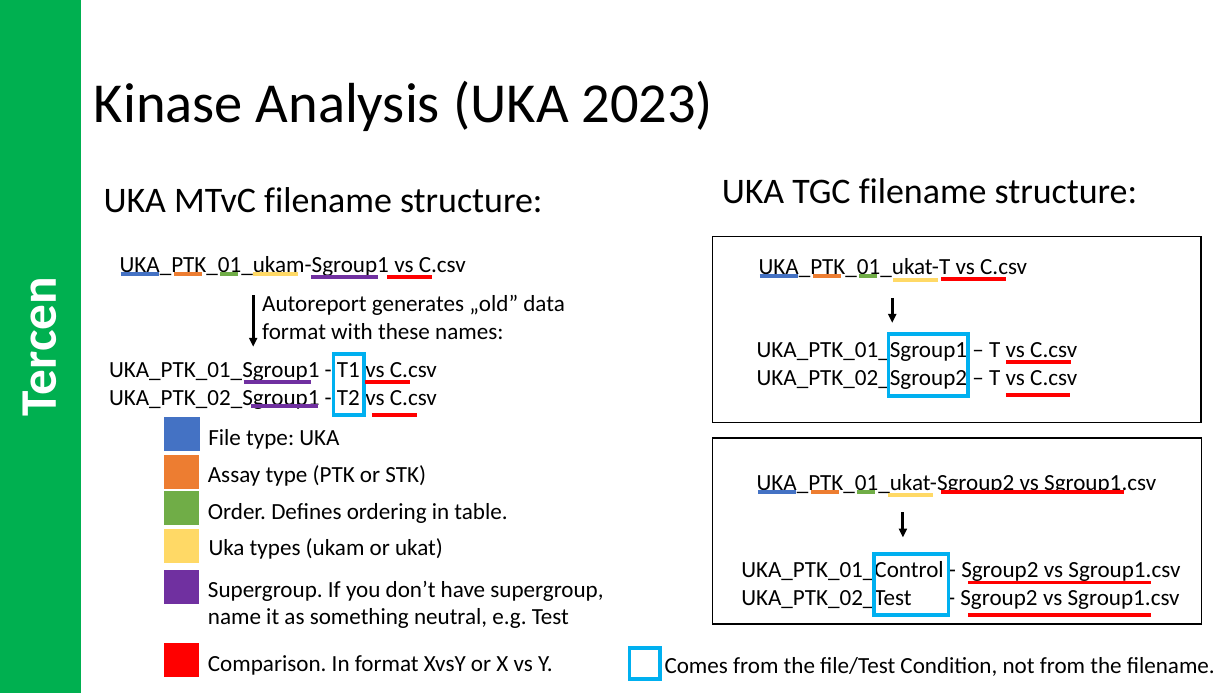
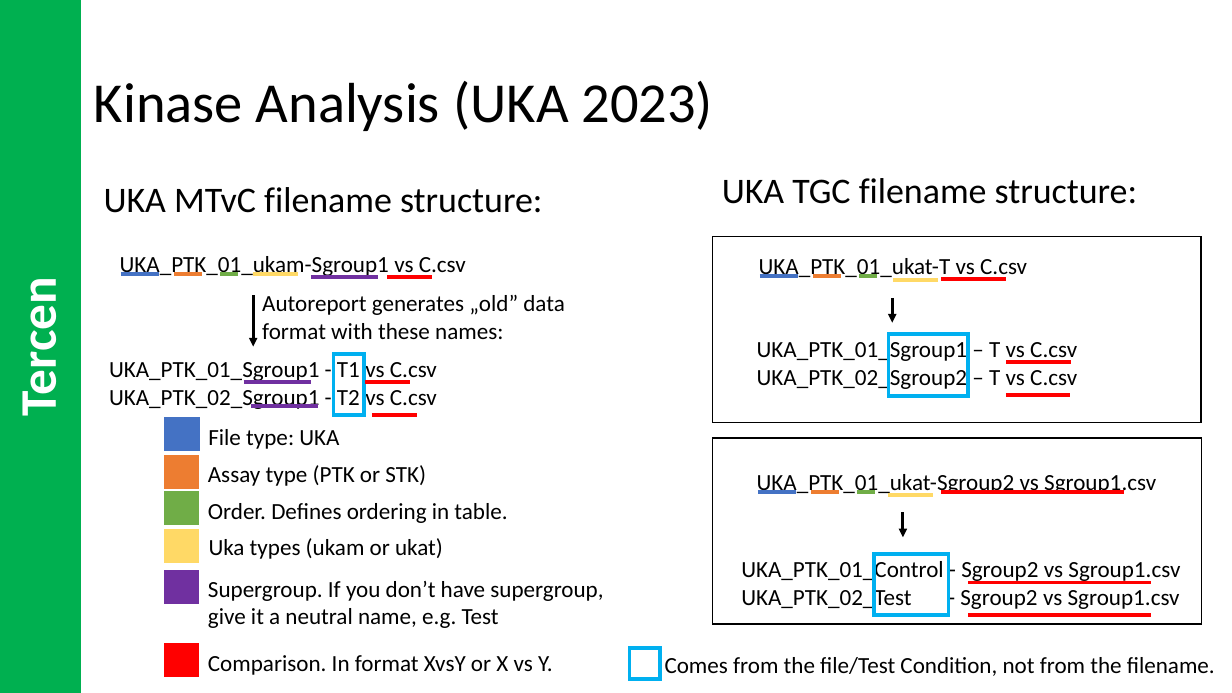
Before and after one commit to pamgene/autoreport2023, a slide deck: slide 6 of ref/HowToUse.pptx (slide 10 before the commit). Drawn at 1232x693 pixels with LibreOffice and Linux fonts; fonts in the diff are those of the drawing. Boxes give left, top, right and bottom in pixels: in the first picture for what was removed or moved away, otherwise in the second. Text is boxed around its words. In the diff, an @@ line names an element or a change of style, - is before the commit and + after.

```diff
--- a/ref/HowToUse.pptx
+++ b/ref/HowToUse.pptx
@@ text at [208, 581, 603, 628]: text changed @@
-Supergroup. If you don’t have supergroup, name it as something neutral, e.g. Test
+Supergroup. If you don’t have supergroup, give it a neutral name, e.g. Test
```
Also in this commit, not shown: 4 other slides changed, 1 slide added, 7 other files.
